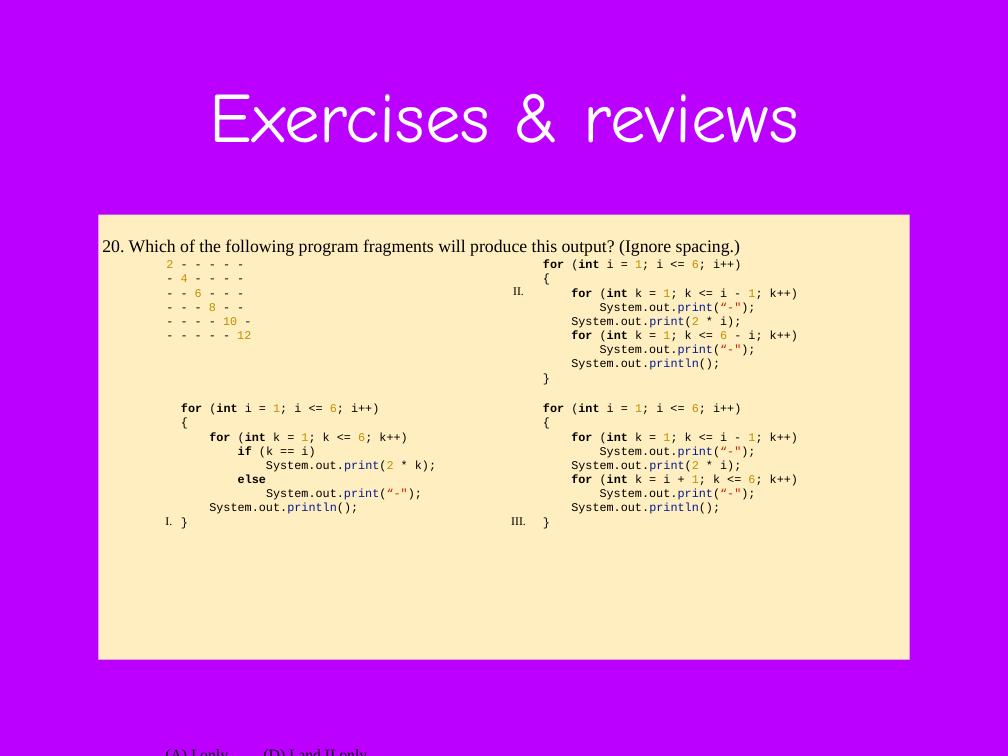
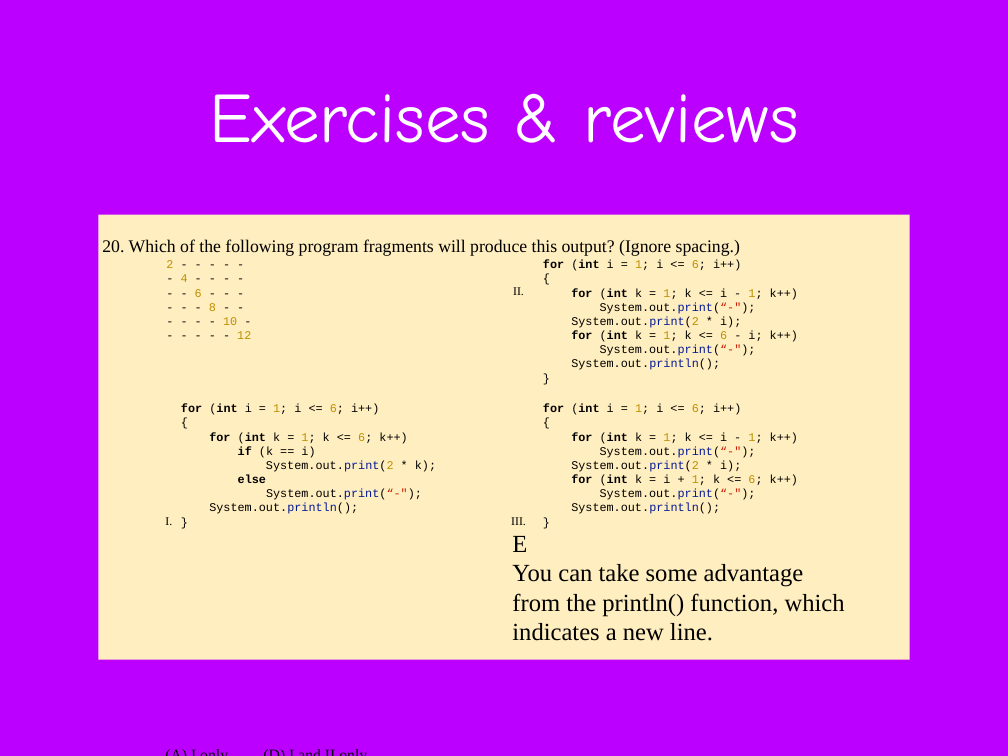
Before and after one commit to difficultcho/AP-A-2018.01.27--, a slide deck: slide 60 of AP计算机A-2018.01.27-张淼.pptx (slide 59 before the commit). Drawn at 1008x756 pixels with LibreOffice and Linux fonts; fonts in the diff are those of the drawing; background and template pictures are left out. Boxes give left, top, right and bottom in pixels: in the first picture for what was removed or moved away, otherwise in the second. Text is boxed around its words. In the diff, an @@ line names an element or a change of style, - is before the commit and + after.

```diff
--- a/AP计算机A-2018.01.27-张淼.pptx
+++ b/AP计算机A-2018.01.27-张淼.pptx
@@ text added at (x1=512, y1=536, x2=845, y2=641), 25 pt, text #000000 @@
+E
+You can take some advantage
+from the println() function, which
+indicates a new line.
```
Also in this commit, not shown: 32 other slides changed, 2 slides added.
